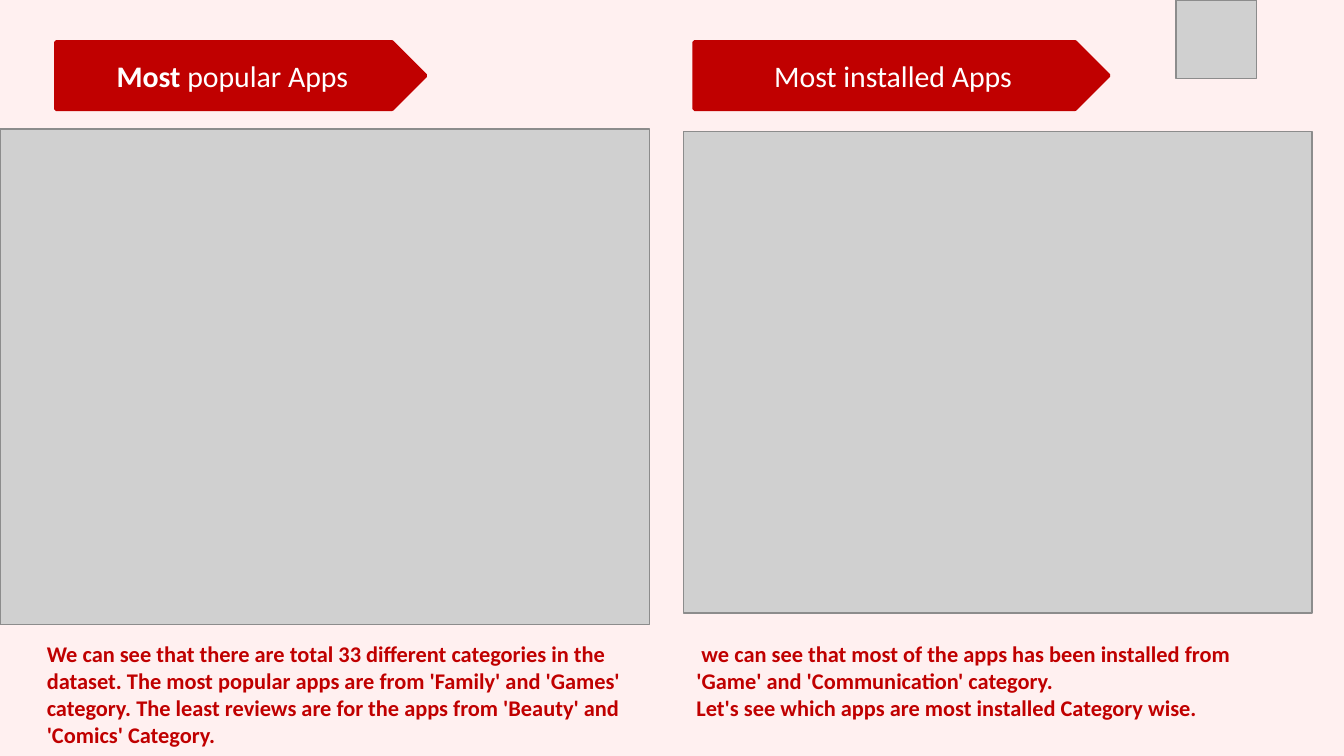
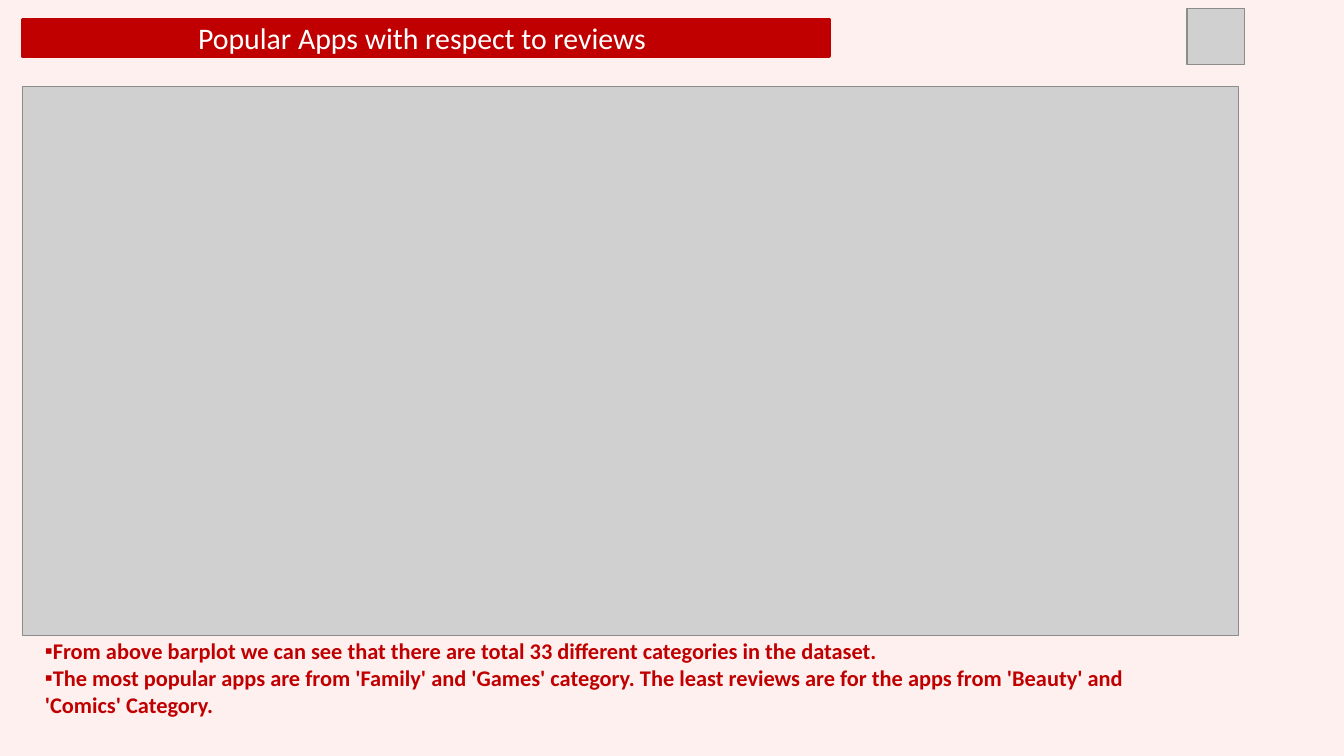
Before and after one commit to akriti0998/Play-store-data-analysis-, a slide deck: slide 13 of work of EDA Presentation.pptx. Drawn at 1344x756 pixels with LibreOffice and Linux fonts; fonts in the diff are those of the drawing; grey boxes stand for pictures; background and template pictures are left out. Boxes give left, top, right and bottom in pixels: in the first picture for what was removed or moved away, otherwise in the second. Text is boxed around its words. In the diff, an @@ line names an element or a change of style, - is before the commit and + after.

```diff
--- a/work of EDA Presentation.pptx
+++ b/work of EDA Presentation.pptx
@@ title added at (x1=23, y1=20, x2=829, y2=56), fill #C00000, outline #C00000 2 pt, 16 pt, text #FFFFFF @@
+Popular Apps with respect to reviews
@@ picture resized from (x1=1176, y1=0, x2=1257, y2=78) to (x1=1187, y1=8, x2=1245, y2=65) @@
@@ pentagon arrow removed at (x1=56, y1=42, x2=426, y2=109) @@
-Most popular Apps
@@ pentagon arrow removed at (x1=695, y1=42, x2=1109, y2=109) @@
-Most installed Apps
@@ picture resized from (x1=0, y1=129, x2=649, y2=625) to (x1=23, y1=87, x2=1239, y2=636) @@
@@ picture removed at (x1=683, y1=132, x2=1312, y2=613) @@
@@ text "From above barplot we can ..." at (x1=45, y1=643, x2=1123, y2=717): rotation 0 to 180 degrees @@
@@ text at (x1=45, y1=643, x2=1123, y2=717): text changed @@
-We can see that there are total 33 different categories in the dataset. The most popular apps are from 'Family' and 'Games' category. The least reviews are for the apps from 'Beauty' and 'Comics' Category.
+▪ From above barplot we can see that there are total 33 different categories in the dataset.
+▪ The most popular apps are from 'Family' and 'Games' category. The least reviews are for the apps from 'Beauty' and 'Comics' Category.
@@ text removed at (x1=696, y1=646, x2=1230, y2=720) @@
-we can see that most of the apps has been installed from 'Game' and 'Communication' category.
-Let's see which apps are most installed Category wise.
```
Also in this commit, not shown: 11 other slides changed, 18 slides added, 1 slide removed.
